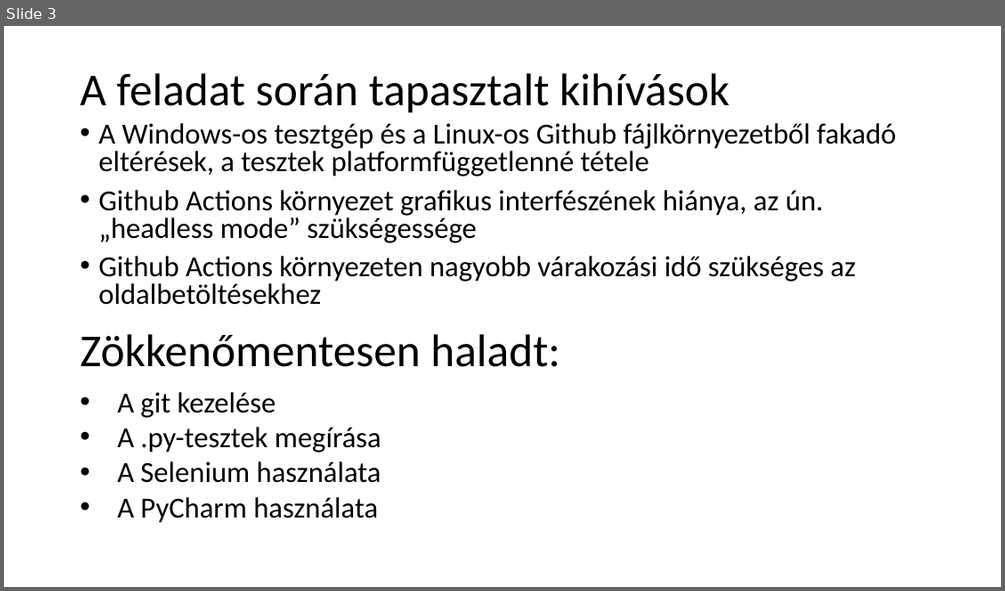
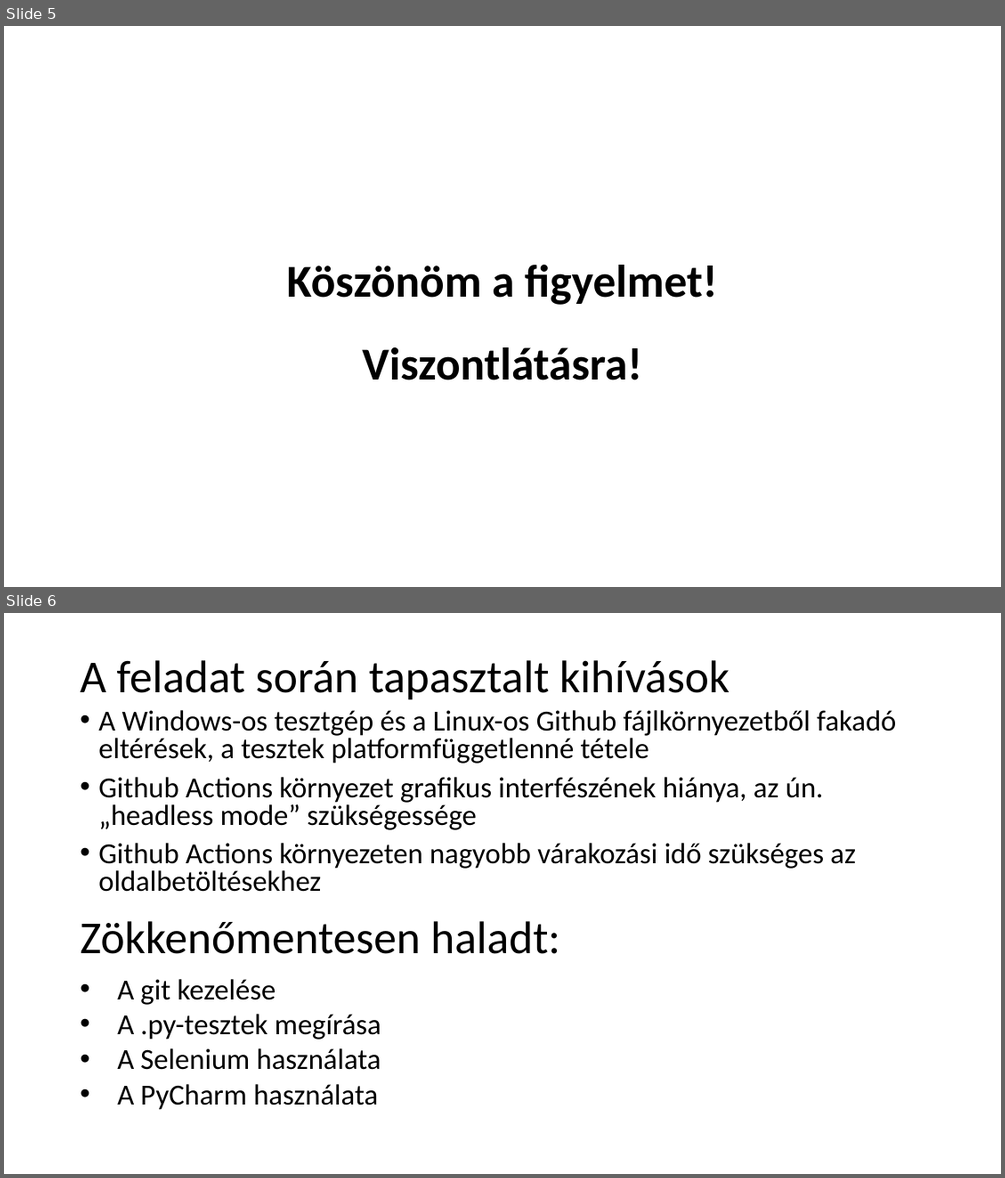
Before and after one commit to BalazsSzoboszlay/conduit, a slide deck: A conduit rendszer tesztelése.pptx. Shown one above the other, each under a label of ours: slide 3 before the commit, slides 5 and 6 after it. The pictures are 1005x591 and 1005x1178 pixels, drawn with LibreOffice and Linux fonts; fonts in the diff are those of the drawing. Boxes give left, top, right and bottom in pixels: in the first picture for what was removed or moved away, otherwise in the second. Text is boxed around its words. In the diff, an @@ line names an element or a change of style, - is before the commit and + after.

```diff
--- a/A conduit rendszer tesztelése.pptx
+++ b/A conduit rendszer tesztelése.pptx
@@ slide 5 added at (x1=4, y1=26, x2=1001, y2=587), background #FFFFFF @@
@@ title added at (x1=287, y1=265, x2=718, y2=380), 44 pt, text #000000, bold @@
+Köszönöm a figyelmet!
+Viszontlátásra!
@@ what was slide 3 is now slide 6 @@
```
Also in this commit, not shown: 4 other slides added, 2 slides removed.
